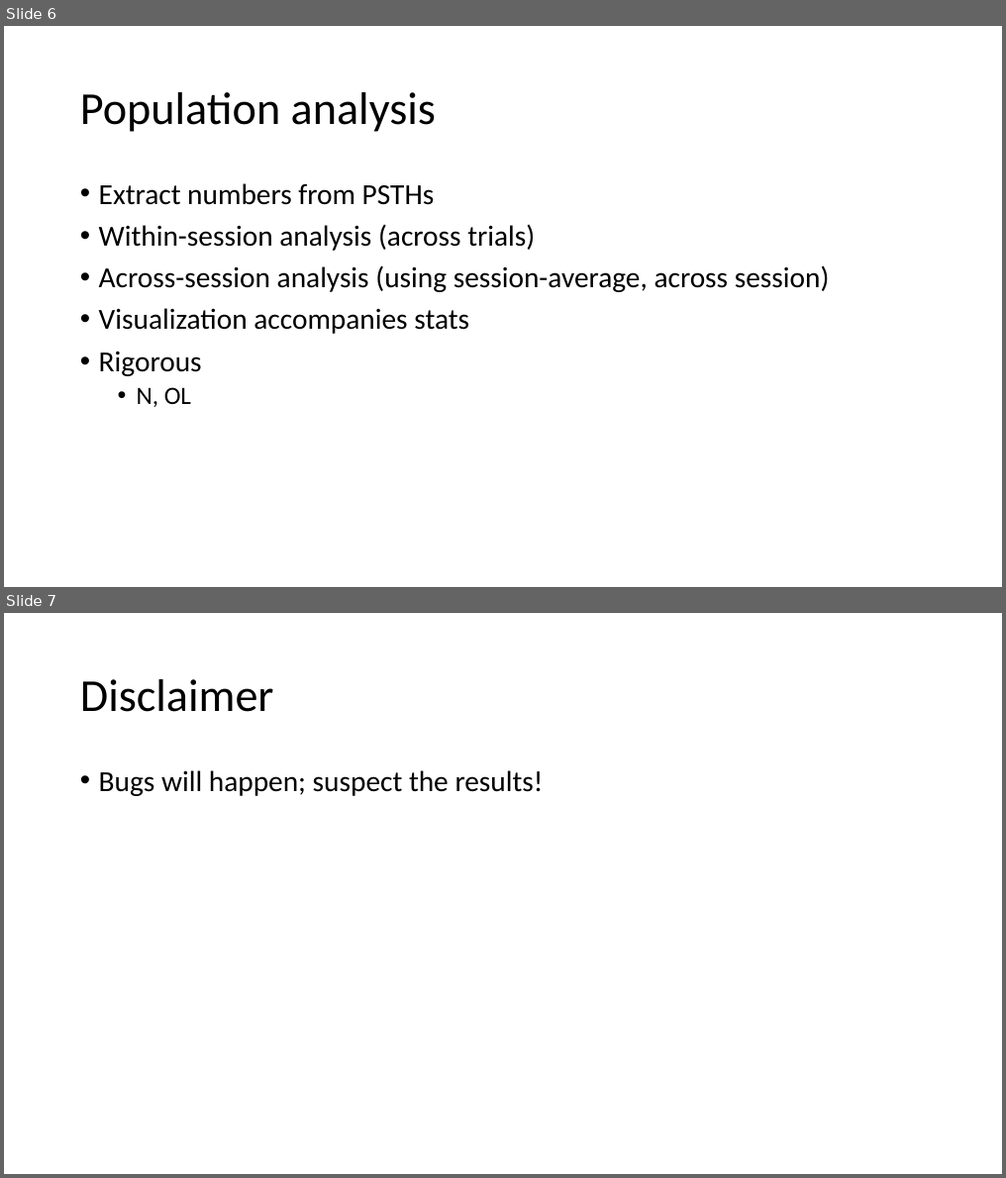
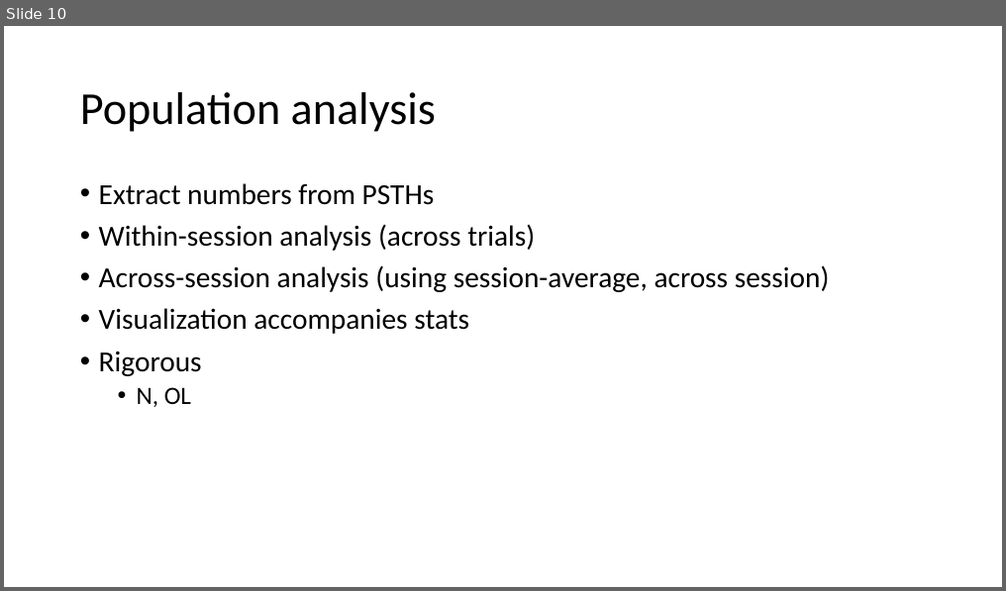
Before and after one commit to HRKimLab/libkm, a slide deck: A Matlab toolbox for single unit analysis.pptx. Shown one above the other, each under a label of ours: slides 6 and 7 before the commit, slide 10 after it. The pictures are 1006x1178 and 1006x591 pixels, drawn with LibreOffice and Linux fonts; fonts in the diff are those of the drawing. Boxes give left, top, right and bottom in pixels: in the first picture for what was removed or moved away, otherwise in the second. Text is boxed around its words. In the diff, an @@ line names an element or a change of style, - is before the commit and + after.

```diff
--- a/A Matlab toolbox for single unit analysis.pptx
+++ b/A Matlab toolbox for single unit analysis.pptx
@@ slide 7 removed at [4, 613, 1002, 1174], background #FFFFFF @@
@@ title removed at [80, 679, 274, 712] @@
-Disclaimer
@@ text removed at [99, 770, 544, 796] @@
-• Bugs will happen; suspect the results!
@@ what was slide 6 is now slide 10 @@
```
Also in this commit, not shown: 2 slides changed, 6 slides added, 2 other slides removed, 1 other file.
